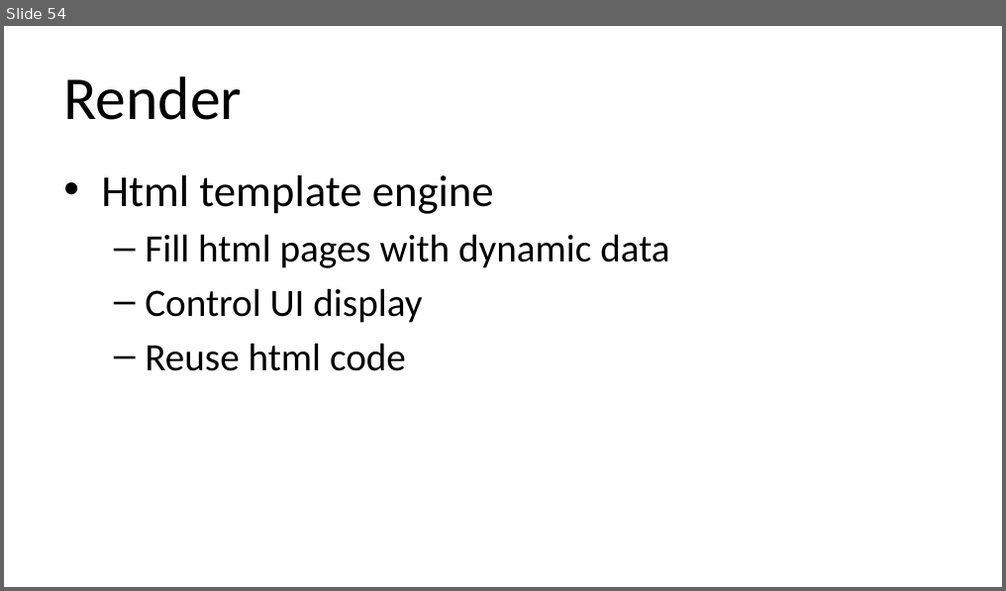
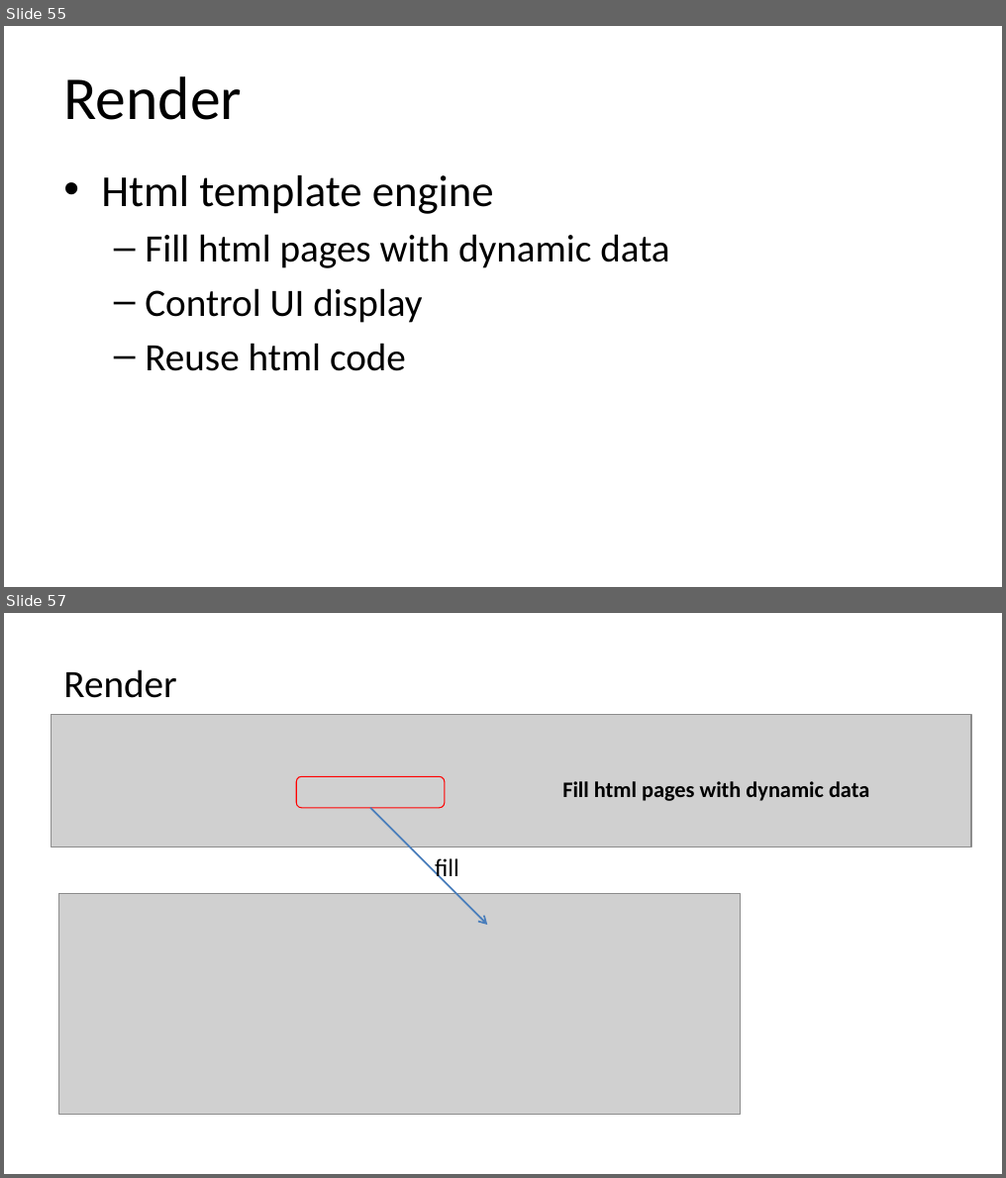
Before and after one commit to qicosmos/cppcon2018, a slide deck: cppcon2018.pptx. Shown one above the other, each under a label of ours: slide 54 before the commit, slides 55 and 57 after it; the slides between them are not shown. The pictures are 1006x591 and 1006x1178 pixels, drawn with LibreOffice and Linux fonts; fonts in the diff are those of the drawing; grey boxes stand for pictures. Boxes give left, top, right and bottom in pixels: in the first picture for what was removed or moved away, otherwise in the second. Text is boxed around its words. In the diff, an @@ line names an element or a change of style, - is before the commit and + after.

```diff
--- a/cppcon2018.pptx
+++ b/cppcon2018.pptx
@@ slide 57 added at [4,613,1002,1174], background #FFFFFF @@
@@ title added at [63,669,176,698], 28 pt, text #000000 @@
+Render
@@ picture added at [51,715,971,848] @@
@@ rounded rectangle added at [296,776,445,808], outline #FF0000 0.75 pt @@
@@ text added at [562,781,869,801], 16 pt, text #000000, bold @@
+  Fill html pages with dynamic data
@@ arrow added from (370, 808) to (487, 926), #4B7EBC 1.25 pt @@
@@ text added at [435,859,459,882], 18 pt, text #000000 @@
+fill
@@ picture added at [58,893,741,1114] @@
@@ what was slide 54 is now slide 55 @@
```
Also in this commit, not shown: 2 slides changed, 2 other slides added, 2 slides removed.
